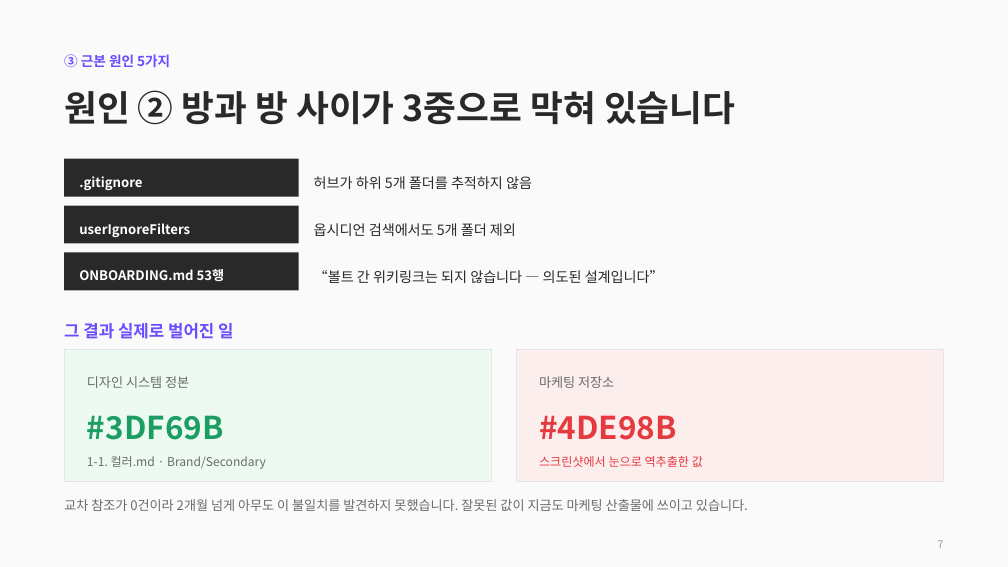
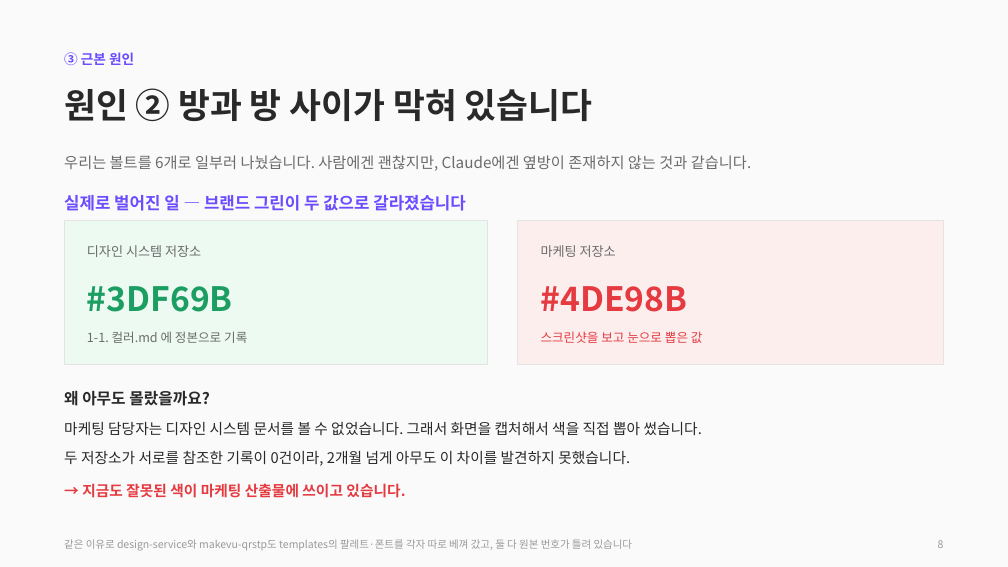
Before and after one commit to CdBd-in/design, a slide deck: slide 9 of CdBd 문서 체계 진단 및 개편 제안.pptx (slide 8 before the commit). Drawn at 1008x567 pixels with LibreOffice and Linux fonts; fonts in the diff are those of the drawing. Boxes give left, top, right and bottom in pixels: in the first picture for what was removed or moved away, otherwise in the second. Text is boxed around its words. In the diff, an @@ line names an element or a change of style, - is before the commit and + after.

```diff
--- a/CdBd 문서 체계 진단 및 개편 제안.pptx
+++ b/CdBd 문서 체계 진단 및 개편 제안.pptx
@@ text at [64,52,134,65]: text changed @@
-③ 근본 원인 5가지
+③ 근본 원인
@@ text at [64,88,592,121]: text changed; size 34 to 33 pt @@
-원인 ② 방과 방 사이가 3중으로 막혀 있습니다
+원인 ② 방과 방 사이가 막혀 있습니다
@@ rectangle removed at [64,159,299,197] @@
@@ text added at [64,155,751,171], 14.5 pt, text #6B6B6B @@
+우리는 볼트를 6개로 일부러 나눴습니다. 사람에겐 괜찮지만, Claude에겐 옆방이 존재하지 않는 것과 같습니다.
@@ text removed at [79,176,142,190] @@
-.gitignore
@@ text removed at [314,176,532,189] @@
-허브가 하위 5개 폴더를 추적하지 않음
@@ rectangle removed at [64,206,299,243] @@
@@ text added at [64,195,465,211], 16 pt, text #6C4CFF, bold @@
+실제로 벌어진 일 — 브랜드 그린이 두 값으로 갈라졌습니다
@@ rectangle: place and size @@
-rectangle at [64,349,492,482]
+rectangle at [64,221,488,364]
@@ text removed at [79,223,190,237] @@
-userIgnoreFilters
@@ text "디자인 시스템 저장소": place and size @@
-text "디자인 시스템 저장소" at [87,376,266,469]
+text "디자인 시스템 저장소" at [87,245,247,343]
@@ text removed at [314,223,516,236] @@
-옵시디언 검색에서도 5개 폴더 제외
@@ rectangle: place and size @@
-rectangle at [516,349,944,482]
+rectangle at [518,221,944,364]
@@ text "마케팅 저장소": place and size @@
-text "마케팅 저장소" at [539,376,703,467]
+text "마케팅 저장소" at [541,245,703,343]
@@ rectangle removed at [64,253,299,290] @@
@@ text removed at [79,269,225,281] @@
-ONBOARDING.md 53행
@@ text at [87,245,201,257]: text changed @@
-디자인 시스템 정본
+디자인 시스템 저장소
@@ text at [87,286,233,312]: size 30 to 32 pt in "#3DF69B" @@
@@ text removed at [314,270,664,283] @@
-“볼트 간 위키링크는 되지 않습니다 — 의도된 설계입니다”
@@ text at [541,286,688,312]: size 30 to 32 pt in "#4DE98B" @@
@@ text removed at [64,323,233,339] @@
-그 결과 실제로 벌어진 일
@@ text at [87,331,247,343]: text changed; size 11.5 to 12 pt @@
-1-1. 컬러.md · Brand/Secondary
+1-1. 컬러.md 에 정본으로 기록
@@ text at [541,331,703,343]: text changed; size 11.5 to 12 pt @@
-스크린샷에서 눈으로 역추출한 값
+스크린샷을 보고 눈으로 뽑은 값
@@ text at [64,391,702,498]: text changed; size 12.5 to 14 pt; text colour #6B6B6B to #292929 @@
-교차 참조가 0건이라 2개월 넘게 아무도 이 불일치를 발견하지 못했습니다. 잘못된 값이 지금도 마케팅 산출물에 쓰이고 있습니다.
+왜 아무도 몰랐을까요?
+마케팅 담당자는 디자인 시스템 문서를 볼 수 없었습니다. 그래서 화면을 캡처해서 색을 직접 뽑아 썼습니다.
+두 저장소가 서로를 참조한 기록이 0건이라, 2개월 넘게 아무도 이 차이를 발견하지 못했습니다.
+→ 지금도 잘못된 색이 마케팅 산출물에 쓰이고 있습니다.
@@ text added at [64,539,633,551], 10 pt, text #9A9A9A @@
+같은 이유로 design-service와 makevu-qrstp도 templates의 팔레트·폰트를 각자 따로 베껴 갔고, 둘 다 원본 번호가 틀려 있습니다
@@ text at [938,540,944,548]: text changed @@
-7
+8
```
Also in this commit, not shown: 13 other slides changed, 5 slides added, 2 slides removed.
